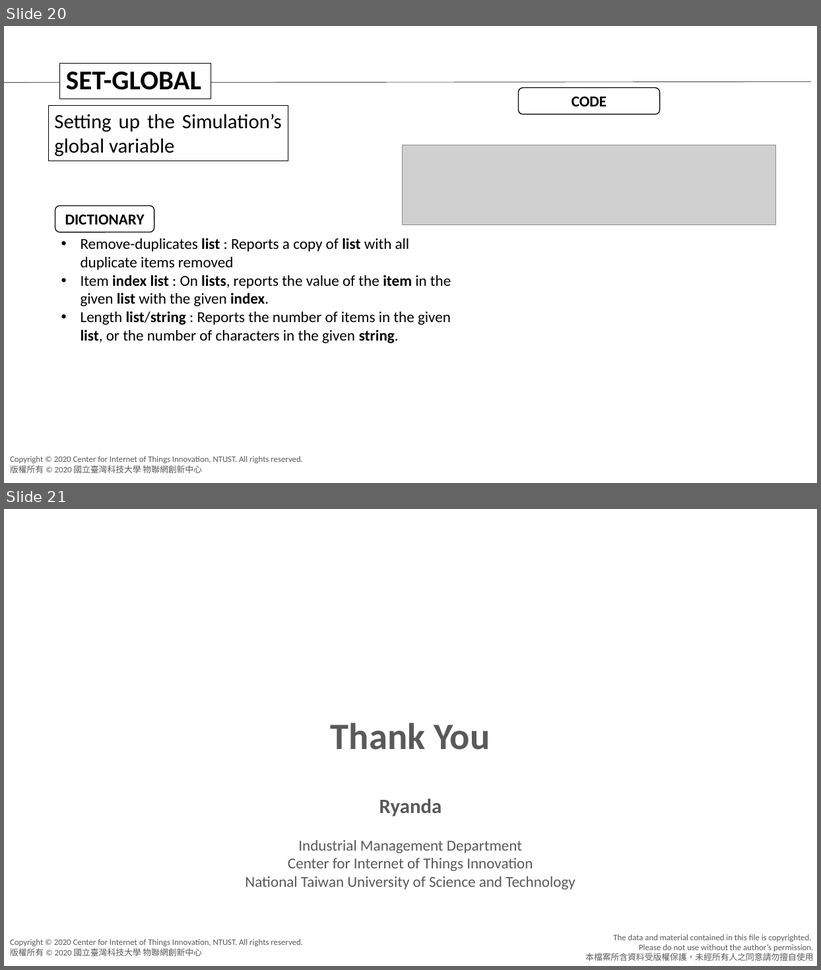
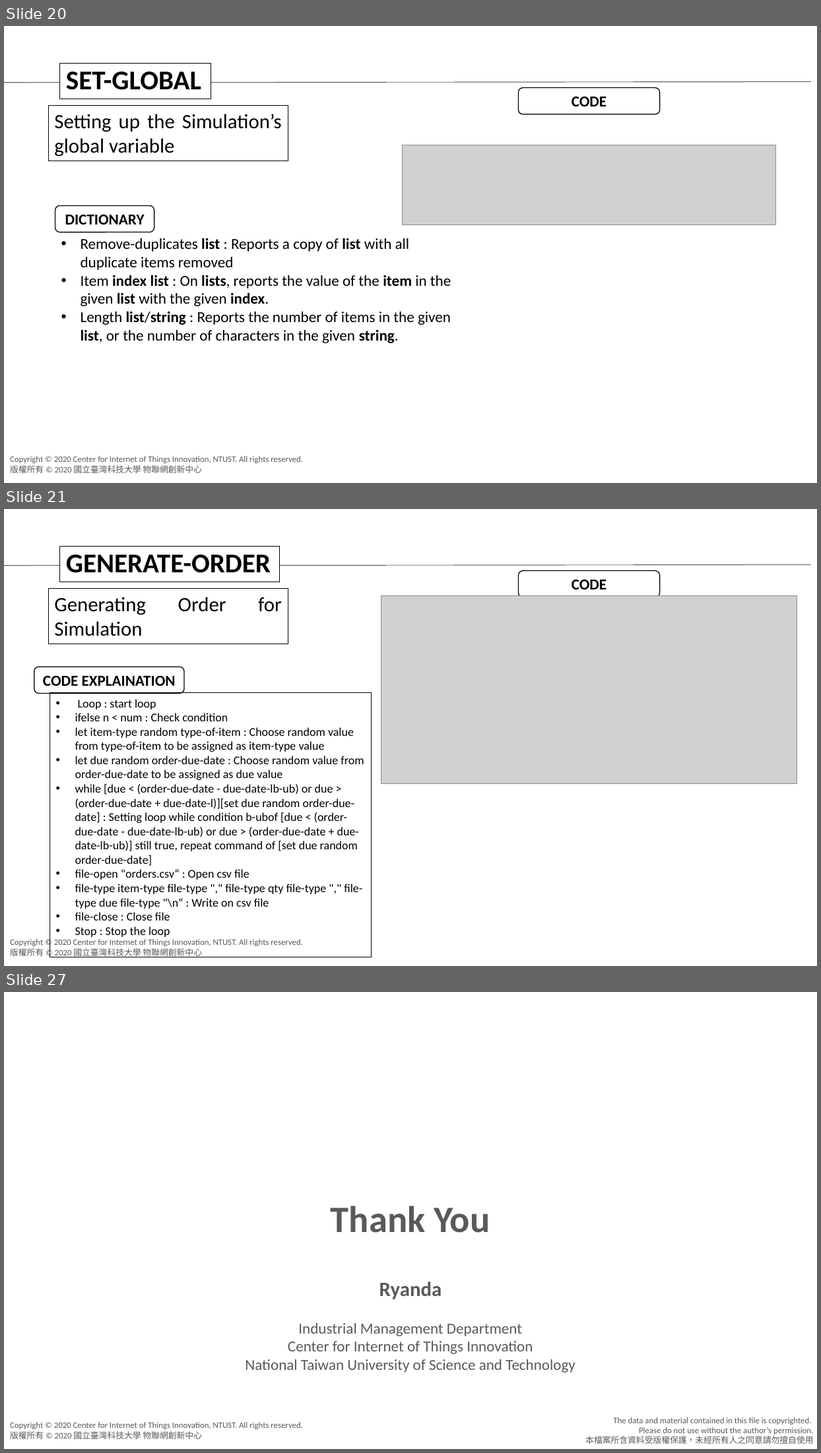
Before and after one commit to agnesyosephine/kiva, a slide deck: Tutorial/Code Learning-Ryanda.pptx. Shown one above the other, each under a label of ours: slides 20 and 21 before the commit, slides 20, 21 and 27 after it; the slides between them are not shown. The pictures are 821x970 and 821x1453 pixels, drawn with LibreOffice and Linux fonts; fonts in the diff are those of the drawing; grey boxes stand for pictures; background and template pictures are left out. Boxes give left, top, right and bottom in pixels: in the first picture for what was removed or moved away, otherwise in the second. Text is boxed around its words. In the diff, an @@ line names an element or a change of style, - is before the commit and + after.

```diff
--- a/Tutorial/Code Learning-Ryanda.pptx
+++ b/Tutorial/Code Learning-Ryanda.pptx
@@ slide 21 added at (4, 509, 817, 966), background #FFFFFF; not listed: 2 template elements that a slide beside it also shows @@
@@ rectangle added at (60, 546, 280, 582), fill #FFFFFF, outline #000000 0.75 pt, 32 pt, text #000000, bold @@
+GENERATE-ORDER
@@ line added from (4, 566) to (811, 565), #000000 0.5 pt @@
@@ rounded rectangle added at (519, 570, 660, 597), fill #FFFFFF, outline #000000 1 pt, 18 pt, text #000000, bold @@
+CODE
@@ rectangle added at (48, 589, 288, 644), outline #000000 0.75 pt, 24 pt, text #000000 @@
+Generating Order for Simulation
@@ picture added at (381, 595, 797, 784) @@
@@ rounded rectangle added at (34, 667, 184, 694), fill #FFFFFF, outline #000000 1 pt, 18 pt, text #000000, bold @@
+CODE EXPLAINATION
@@ rectangle added at (50, 692, 371, 957), outline #000000 0.75 pt, 14 pt, text #000000 @@
+• Loop : start loop
+• ifelse n < num : Check condition
+• let item-type random type-of-item : Choose random value from type-of-item to be assigned as item-type value
+• let due random order-due-date : Choose random value from order-due-date to be assigned as due value
+• while [due < (order-due-date - due-date-lb-ub) or due > (order-due-date + due-date-l)][set due random order-due-date] : Setting loop while condition b-ubof [due < (order-due-date - due-date-lb-ub) or due > (order-due-date + due-date-lb-ub)] still true, repeat command of [set due random order-due-date]
+• file-open "orders.csv“ : Open csv file
+• file-type item-type file-type "," file-type qty file-type "," file-type due file-type "\n“ : Write on csv file
+• file-close : Close file
+• Stop : Stop the loop
@@ what was slide 21 is now slide 27 @@
```
Also in this commit, not shown: 5 other slides added.
